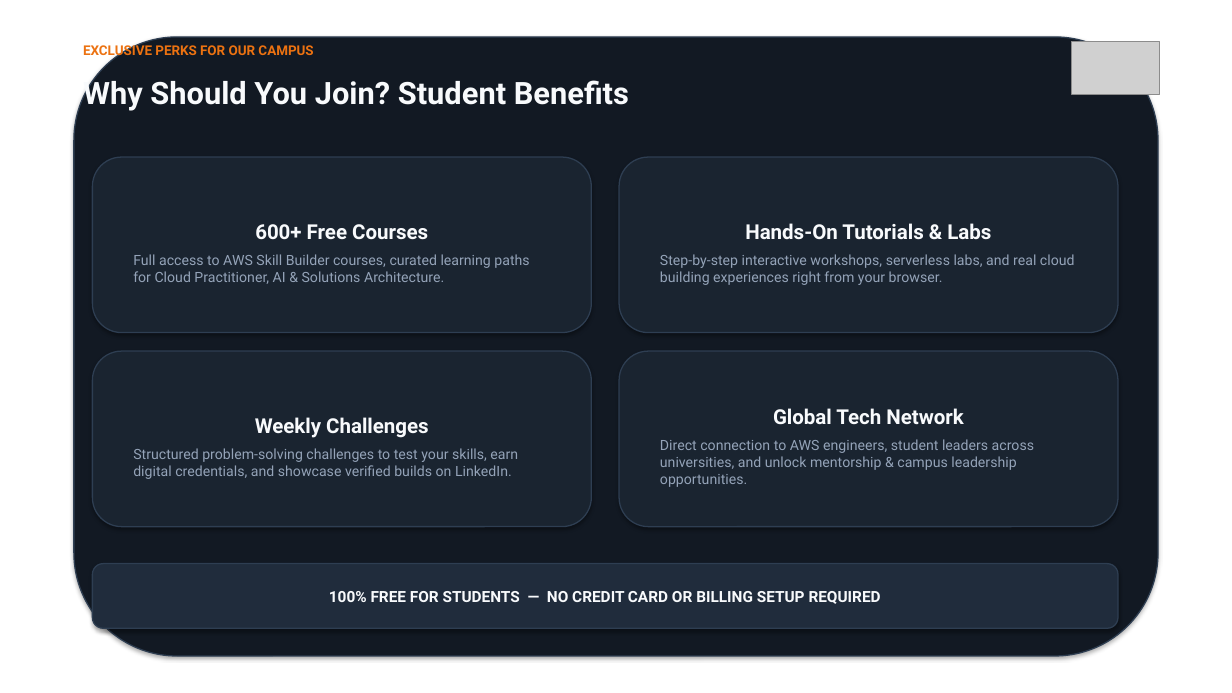
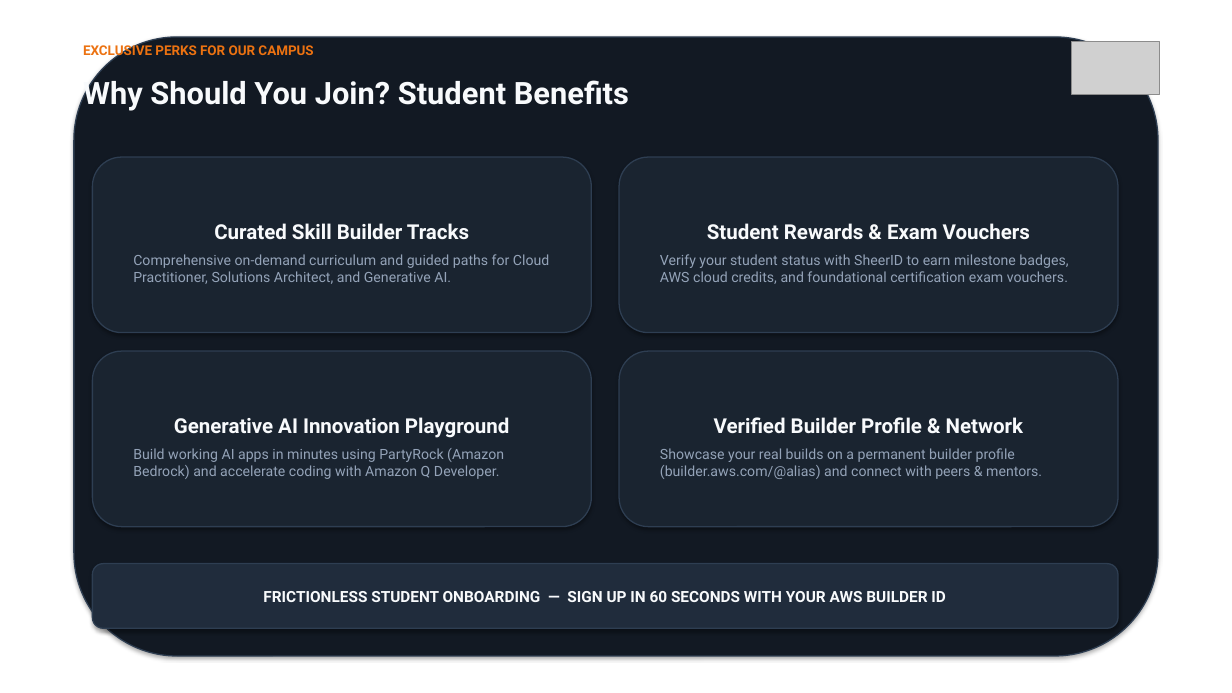
Before and after one commit to sathwikkbhat/AWS-CAMPUSLEADER, a slide deck: slide 4 of AWS_Builder_Center_Class_Announcement.pptx. Drawn at 1232x693 pixels with LibreOffice and Linux fonts; fonts in the diff are those of the drawing; grey boxes stand for pictures; background and template pictures are left out. Boxes give left, top, right and bottom in pixels: in the first picture for what was removed or moved away, otherwise in the second. Text is boxed around its words. In the diff, an @@ line names an element or a change of style, - is before the commit and + after.

Commit message:
Update deck and web presentation: replace prohibited marketing claims with brand-compliant hooks and student rewards

```diff
--- a/AWS_Builder_Center_Class_Announcement.pptx
+++ b/AWS_Builder_Center_Class_Announcement.pptx
@@ text in rounded rectangle at [133, 223, 549, 284]: text changed @@
-600+ Free Courses
-Full access to AWS Skill Builder courses, curated learning paths for Cloud Practitioner, AI & Solutions Architecture.
+Curated Skill Builder Tracks
+Comprehensive on-demand curriculum and guided paths for Cloud Practitioner, Solutions Architect, and Generative AI.
@@ text in rounded rectangle at [660, 223, 1068, 284]: text changed @@
-Hands-On Tutorials & Labs
-Step-by-step interactive workshops, serverless labs, and real cloud building experiences right from your browser.
+Student Rewards & Exam Vouchers
+Verify your student status with SheerID to earn milestone badges, AWS cloud credits, and foundational certification exam vouchers.
@@ text in rounded rectangle at [133, 417, 509, 479]: text changed @@
-Weekly Challenges
-Structured problem-solving challenges to test your skills, earn digital credentials, and showcase verified builds on LinkedIn.
+Generative AI Innovation Playground
+Build working AI apps in minutes using PartyRock (Amazon Bedrock) and accelerate coding with Amazon Q Developer.
@@ text in rounded rectangle at [660, 417, 1042, 479]: text changed @@
-Global Tech Network
-Direct connection to AWS engineers, student leaders across universities, and unlock mentorship & campus leadership opportunities.
+Verified Builder Profile & Network
+Showcase your real builds on a permanent builder profile (builder.aws.com/@alias) and connect with peers & mentors.
@@ text in rounded rectangle at [263, 591, 945, 602]: text changed @@
-100% FREE FOR STUDENTS — NO CREDIT CARD OR BILLING SETUP REQUIRED
+FRICTIONLESS STUDENT ONBOARDING — SIGN UP IN 60 SECONDS WITH YOUR AWS BUILDER ID
```
Also in this commit, not shown: 3 other slides changed, 2 other files.
